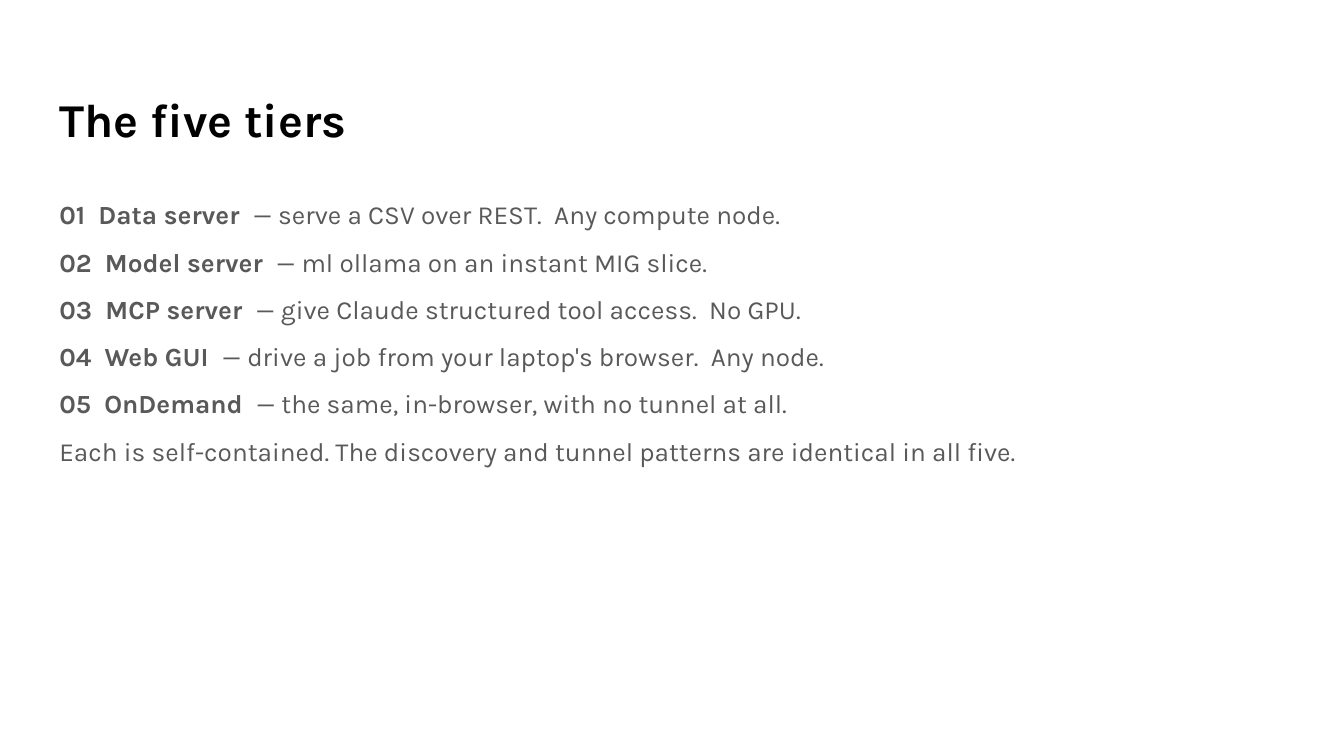
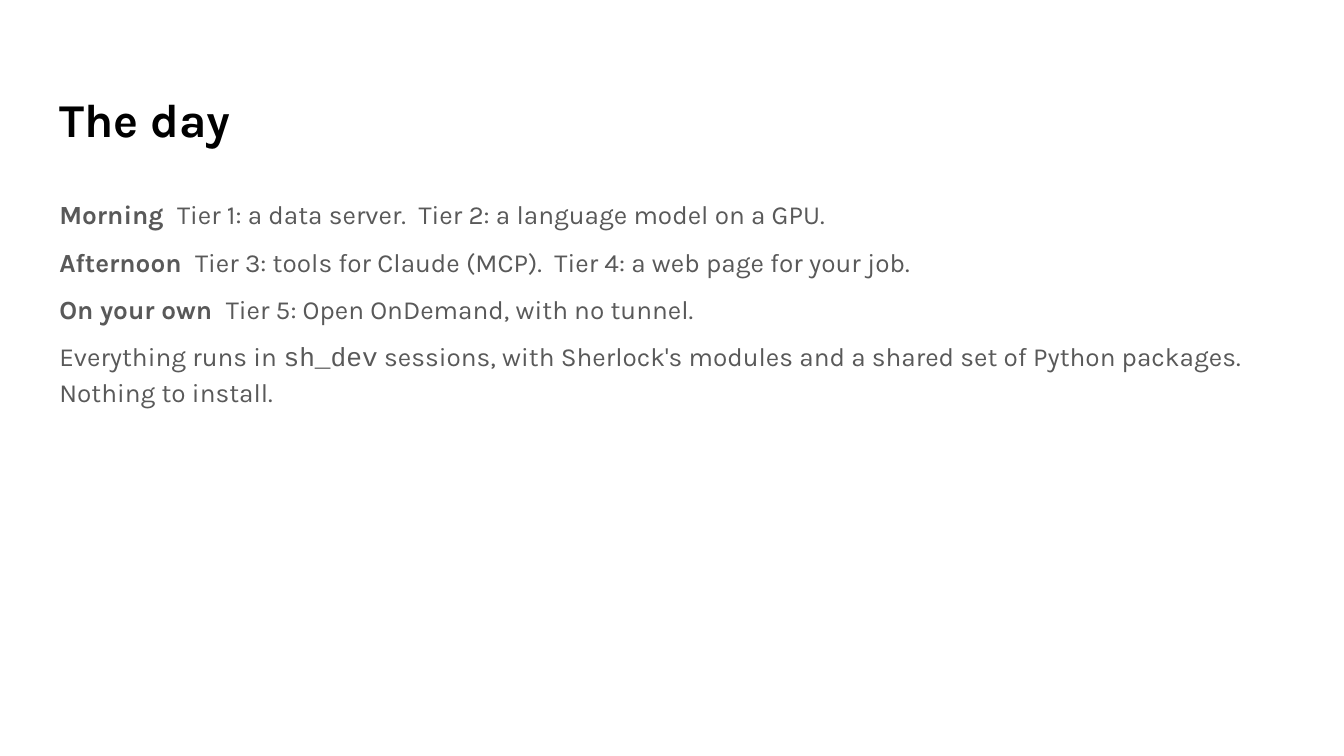
Before and after one commit to stanford-rc/hpc-server-workshop, a slide deck: slide 3 of HPC-Server-Workshop.pptx. Drawn at 1344x756 pixels with LibreOffice and Linux fonts; fonts in the diff are those of the drawing; background and template pictures are left out. Boxes give left, top, right and bottom in pixels: in the first picture for what was removed or moved away, otherwise in the second. Text is boxed around its words. In the diff, an @@ line names an element or a change of style, - is before the commit and + after.

Commit message:
use accurate models and rebuild the slides for the tested process
- Ollama default is gemma3:4b from Sherlock's model library on Oak: the only
  candidate that fit a GPU slice and answered all three test questions
  correctly (llama3.2:3b and phi4-mini each got one wrong)
- the transformers server uses Qwen/Qwen2.5-1.5B-Instruct from the shared
  cache, loaded in half precision, with each prompt sent as a chat message;
  it returns only the reply, so the clients no longer trim the prompt
- Tier 2 README: how to list Sherlock's Ollama models, and a "compare a
  smaller model" exercise using the wrong answers seen in testing
- slides rebuilt from fill.py on the SRC template to match the READMEs:
  sh_dev sessions, address file, token, one-line tunnel, Claude Code module

```diff
--- a/HPC-Server-Workshop.pptx
+++ b/HPC-Server-Workshop.pptx
@@ title at box(59, 104, 230, 148): text changed @@
-The five tiers
+The day
@@ text at box(59, 205, 1241, 409): text changed @@
-01 Data server — serve a CSV over REST. Any compute node.
-02 Model server — ml ollama on an instant MIG slice.
-03 MCP server — give Claude structured tool access. No GPU.
-04 Web GUI — drive a job from your laptop's browser. Any node.
-05 OnDemand — the same, in-browser, with no tunnel at all.
-Each is self-contained. The discovery and tunnel patterns are identical in all five.
+Morning Tier 1: a data server. Tier 2: a language model on a GPU.
+Afternoon Tier 3: tools for Claude (MCP). Tier 4: a web page for your job.
+On your own Tier 5: Open OnDemand, with no tunnel.
+Everything runs in sh_dev sessions, with Sherlock's modules and a shared set of Python packages. Nothing to install.
```
Also in this commit, not shown: 7 other slides changed, 3 slides added, 3 slides removed, 9 other files.
